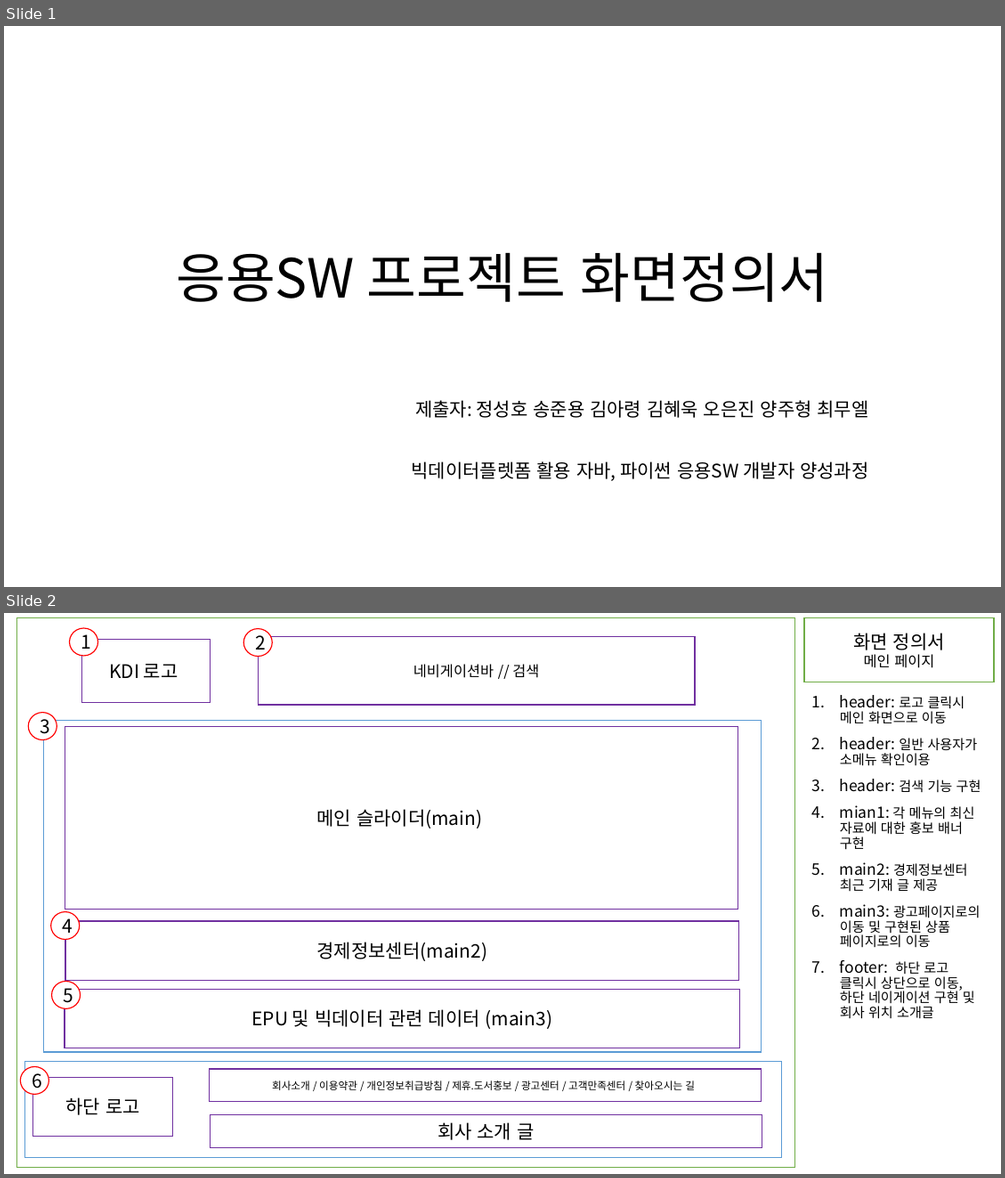
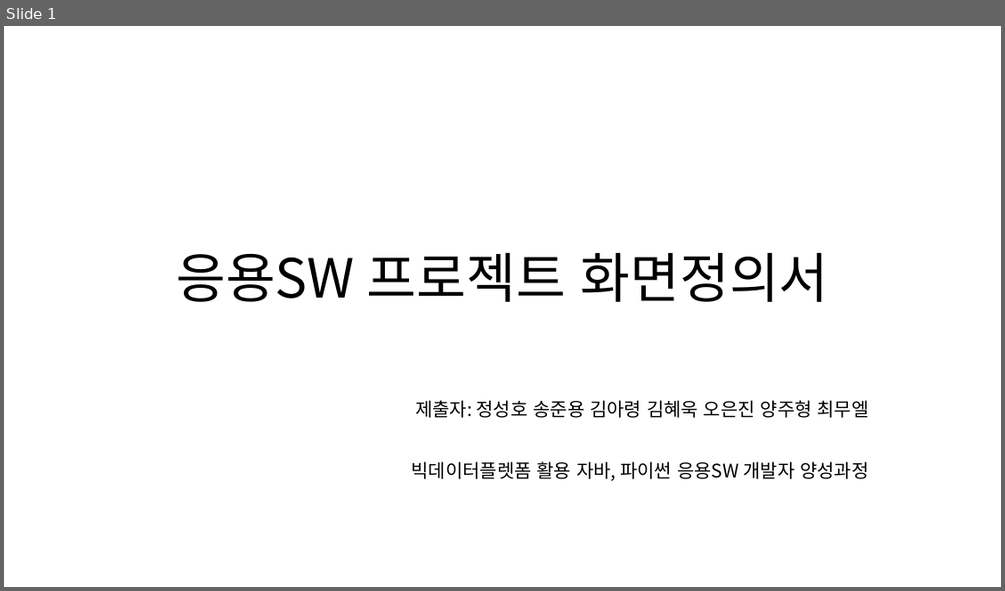
Before and after one commit to JSH970930/renewKDI, a slide deck: 응용SW프로젝트 화면정의서 1조.pptx. Shown one above the other, each under a label of ours: slides 1 and 2 before the commit, slide 1 after it. The pictures are 1005x1178 and 1005x591 pixels, drawn with LibreOffice and Linux fonts; fonts in the diff are those of the drawing. Boxes give left, top, right and bottom in pixels: in the first picture for what was removed or moved away, otherwise in the second. Text is boxed around its words. In the diff, an @@ line names an element or a change of style, - is before the commit and + after.

```diff
--- a/응용SW프로젝트 화면정의서 1조.pptx
+++ b/응용SW프로젝트 화면정의서 1조.pptx
@@ slide 2 removed at [4, 613, 1001, 1174], background #FFFFFF @@
@@ rectangle removed at [17, 618, 795, 1167] @@
@@ ellipse removed at [70, 628, 98, 656] @@
-1
@@ rectangle removed at [81, 639, 210, 702] @@
-KDI 로고
@@ ellipse removed at [244, 629, 273, 657] @@
-2
@@ rectangle removed at [259, 637, 695, 705] @@
-네비게이션바 // 검색
@@ rectangle removed at [804, 618, 994, 682] @@
-화면 정의서
-메인 페이지
@@ ellipse removed at [28, 713, 57, 740] @@
-3
@@ text removed at [840, 695, 981, 1019] @@
-1. header: 로고 클릭시 메인 화면으로 이동
-2. header: 일반 사용자가 소메뉴 확인이용
-3. header: 검색 기능 구현
-4. mian1: 각 메뉴의 최신 자료에 대한 홍보 배너 구현
-5. main2: 경제정보센터 최근 기재 글 제공
-6. main3: 광고페이지로의 이동 및 구현된 상품 페이지로의 이동
-7. footer: 하단 로고 클릭시 상단으로 이동, 하단 네이게이션 구현 및 회사 위치 소개글
@@ ellipse removed at [51, 912, 80, 940] @@
-4
@@ ellipse removed at [52, 981, 81, 1008] @@
-5
@@ ellipse removed at [20, 1067, 48, 1094] @@
-6
@@ group removed at [25, 720, 782, 1158]: 8 rectangles @@
-하단 로고
-EPU 및 빅데이터 관련 데이터 (main3)
-경제정보센터(main2)
-메인 슬라이더(main)
-회사소개 / 이용약관 / 개인정보취급방침 / 제휴.도서홍보 / 광고센터 / 고객만족센터 / 찾아오시는 길
-회사 소개 글
```
Also in this commit, not shown: 2 slides changed, 3 slides added.
